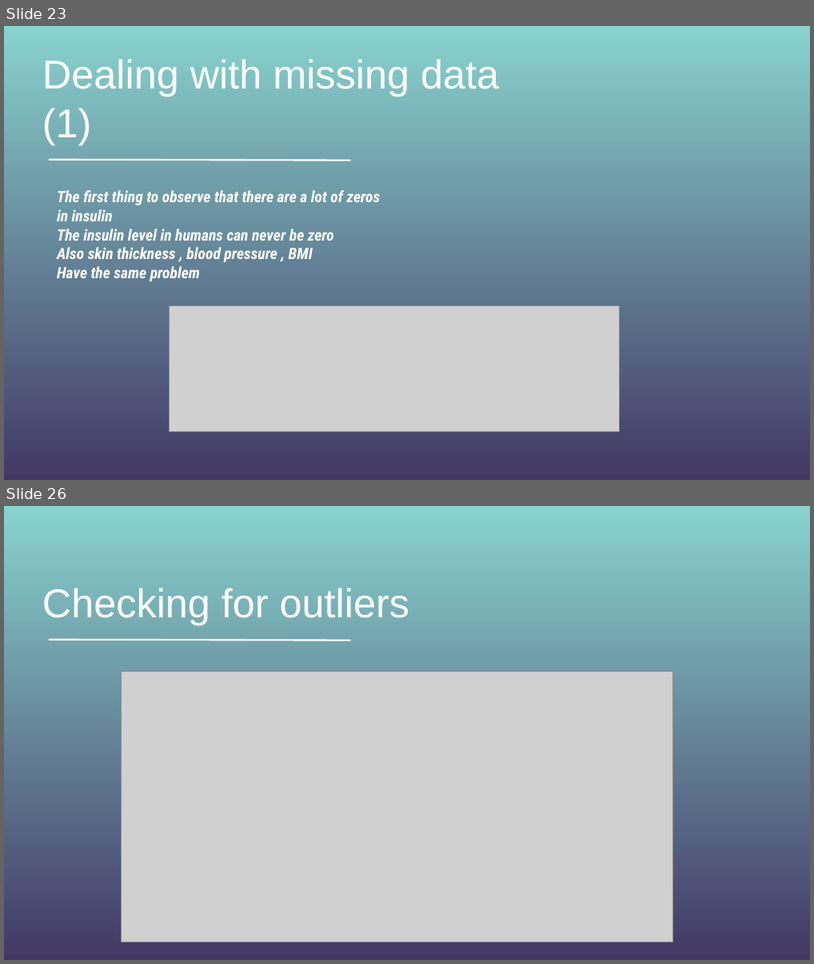
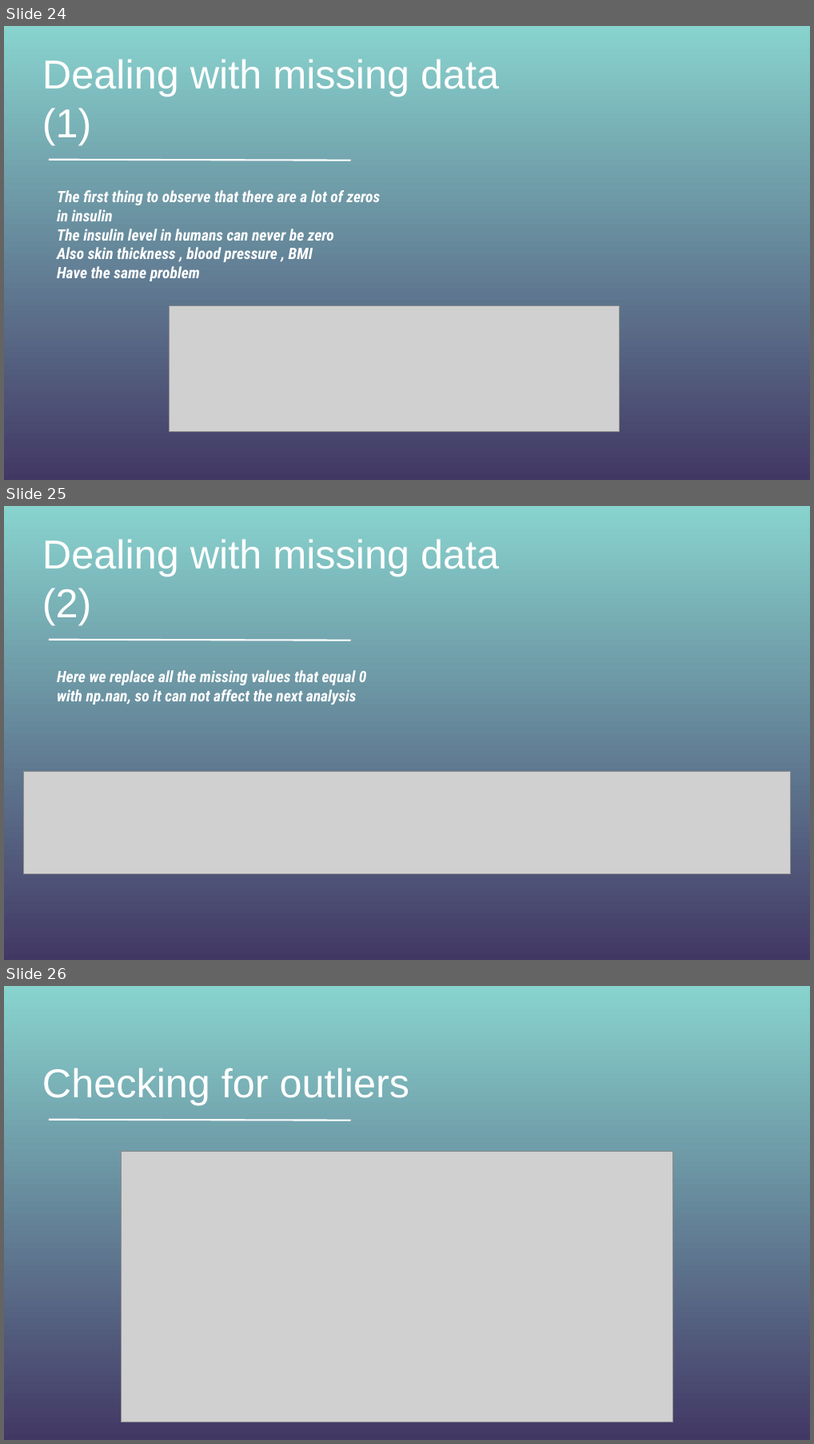
Before and after one commit to Amrmohamed090/Diabetes-Detection-treeClassifier, a slide deck: team 25.pptx. Shown one above the other, each under a label of ours: slides 23 and 26 before the commit, slides 24, 25 and 26 after it; the slides between them are not shown. The pictures are 814x964 and 814x1444 pixels, drawn with LibreOffice and Linux fonts; fonts in the diff are those of the drawing; grey boxes stand for pictures. Boxes give left, top, right and bottom in pixels: in the first picture for what was removed or moved away, otherwise in the second. Text is boxed around its words. In the diff, an @@ line names an element or a change of style, - is before the commit and + after.

```diff
--- a/team 25.pptx
+++ b/team 25.pptx
@@ slide 25 added at box(4, 506, 810, 960), background gradient #88D3CE to #423864 @@
@@ title added at box(42, 539, 499, 625), 36 pt, text #FFFFFF @@
+Dealing with missing data (2)
@@ line added from (49, 639) to (350, 640), #FFFFFF 1.5 pt @@
@@ subtitle added at box(57, 670, 367, 704), 14 pt, text #FFFFFF, bold, italic @@
+Here we replace all the missing values that equal 0 with np.nan, so it can not affect the next analysis
@@ picture added at box(23, 771, 790, 874) @@
@@ what was slide 23 is now slide 24 @@
```
Also in this commit, not shown: 3 slides changed.
